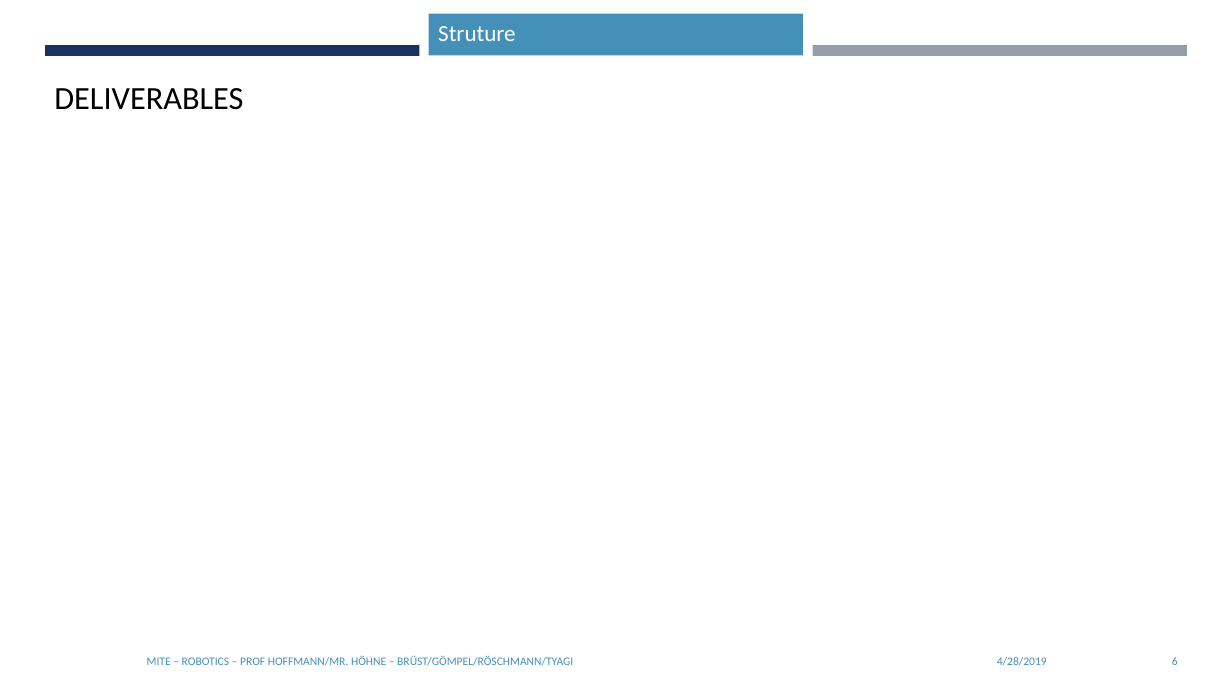
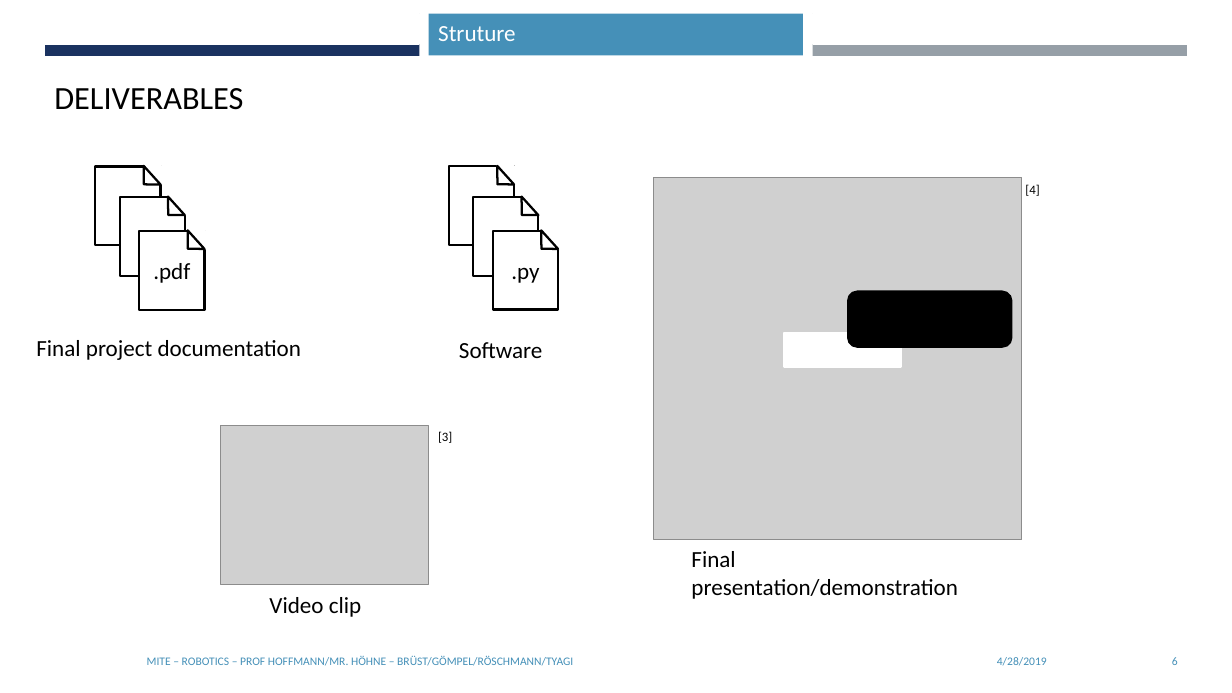
Before and after one commit to Pietfried/robotics-carpuzzle, a slide deck: slide 6 of Documentation/MuITE_RB_InitialPresentation.pptx. Drawn at 1232x693 pixels with LibreOffice and Linux fonts; fonts in the diff are those of the drawing; grey boxes stand for pictures; background and template pictures are left out. Boxes give left, top, right and bottom in pixels: in the first picture for what was removed or moved away, otherwise in the second. Text is boxed around its words. In the diff, an @@ line names an element or a change of style, - is before the commit and + after.

```diff
--- a/Documentation/MuITE_RB_InitialPresentation.pptx
+++ b/Documentation/MuITE_RB_InitialPresentation.pptx
@@ group added at <box>654,177,1039,599</box>: 2 texts, 1 picture, 1 rectangle, 1 rounded rectangle @@
+Final presentation/demonstration
+[4]
@@ group added at <box>36,166,301,360</box>: 6 rectangles, 3 triangles, 1 text @@
+.pdf
+Final project documentation
@@ group added at <box>449,166,558,358</box>: 6 rectangles, 3 triangles, 1 text @@
+.py
+Software
@@ picture added at <box>221,426,429,585</box> @@
@@ text added at <box>438,431,452,443</box>, 10 pt, text #000000 @@
+[3]
@@ text added at <box>269,597,361,617</box>, 18 pt, text #000000 @@
+Video clip
```
Also in this commit, not shown: 8 other slides changed, 1 other file.
